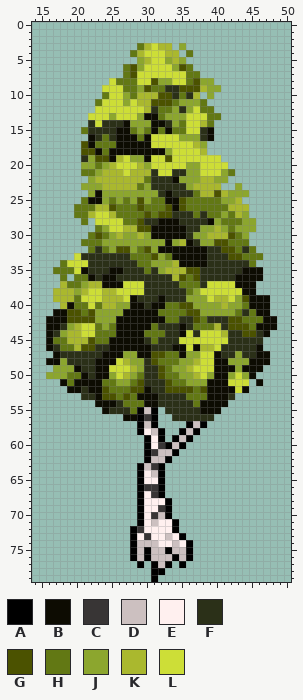
A sprite sheet gets an edit: Assets/Art/Textures/Trees/Tree_Birch.png. Above: the version before the commit.
Shown: x 14..50, y 0..79.
Palette (. is transparent): A #000000  B #0d0c02  C #383535  D #ccc0c0  E #fff0ef  F #2b3018  G #4b5200  H #627814  J #8ca62e  K #aab82e  L #cdde37
Pixels before (only the part around the change), first column x 14:
 0 .....................................
 1 .....................................
 2 .....................................
 3 ...............HKLKK.J...............
 4 ..............HKLLLKK.H..............
 5 ...............JKLLJKJ...............
 6 .............HGJLLLLJGH..............
 7 .............HGLLLLLLLHH.............
 8 ...........LHHHLLGJJLLHGJJ...........
 9 ..........LLLHHJGHHFFGGGKJJ..........
10 ..........HLLJHKKKGGFHFK.J...........
11 .........HLLLJLKKGGGHJJJH............
12 .........LLLLLLLKFHHJFJLHH...........
13 ........LLLJLLLJBBHJJJLLLHH..........
14 ........FLFFFBJJJBBFJHLLKH...........
15 .......HFFFFBBHJHBHBHHLLFB...........
16 ........BFHFBBBHBLLLLJJJFB...........
17 .......GBHHHBBBBBLLLLLLKJ............
18 .......GGBHBBBBBBBBJLLLLK............
19 .......FJGGBKLJJBLLGLLLLLLL..........
20 .......JJHJKLLLKJLLLLLJJLLLL.........
21 .......HHJKKKLKKKFLLFFJJLLLJH........
22 ........JKKKKKKKHFFFBJJJKKJJ.........
23 .......JJJKKKKKHJFFFFFJKKKK..J.......
24 ........JBJJJJJJJJFBFFFHKKGKJJJ......
25 .......HBBJHJHJGJHHBBGHHHHHJJK.......
26 ......HHHKKGHHHGHHHGBGHHHHHHKKK......
27 ......HHKLLKHHHHGHGGFFFHFHHJHKJ......
28 .......H.LLLLHHGFFBBBFFFFBJHHHJJ.....
29 .........HJLLKKGGBBBBBFFJJKJHJJJ.....
30 ........HGHJKJJKJBBBBBFJJKKKGHJ......
31 .......HHHJJJJJJJJJBJKBFJJGGHHH......
32 ........HFHJGGJHGJBBBBBBBFFGGHFH.....
33 ......LFFFFFFFHHHGJHBBBBBFFFGGHHH....
34 ....HLLLFFFFFFFHHJJJKBBBBFFFFFFH.....
35 ...HHHLBFFFBBFFFHFJKKKGGFFFFFFBBB....
36 ....H.HHBFBBFFFFFFFFKGHGFFFFFBBBB....
37 ....KHHJKKBBBLLLFFFFFHHHFLLLLBBB.....
38 ...KKKJKLLKKLLLLFFFFFFHJLLLLLLBB.....
39 ...KKKHLLLKKKLBFFFBFFFJJJLKKLJGBBB...
40 ....KBHHLHKKJJBBFBBHHGGJJJJKJJHBBB...
41 ...BBGGHGJJJJBBBBBHHHHGGJJJJJHFHBB...
42 ..BBBGGGGJJJBBBBBBBHHFFGHFFFGGHHHBB..
43 ..BBFJKLLHJHBBBBBHFFFBFHHHKFGGGHBBB..
44 ..BFJKKLLHHHBBBBHHHFFBLFLLLKFFGGFB...
45 ..BHHKKKGHHBBBBBFHFFFLLLLLLLFFFFF....
46 ..BFHHKGGFFBBBBBBFFFBBLBKKLFFFFFB....
47 ...BFFFFFFBBBJJBBGGHHBJJLLBFFJFFBB...
48 ..BBJFFFFBBBLKJJFGHHHJJKLLBBJJJBBB...
49 ...JJJBFFBBLLLKJFFGHJJKLLLBBBJBBB....
50 ..JJJHHBFBBJLKJHFFGHHJJKLJBBJLJB.....
51 ....BHBBBBHHJJHGFFFGHHJJJBBBLLL.B....
52 .....BBFBBGHHHGGBFFGGGGHGBBBBLB......
53 .......FFBGGHGHBBBFFFFHHHBBBF........
54 .........BBBFHHHBBFFFFFHBBBB.........
55 ..........BFFFHADA.FFFFFBBB..........
56 .............BBACA..FFFFFF...........
57 ...............ADA....ADA............
58 ...............AEDA..ADA.............
59 ................AEA.ADA..............
60 ................AECADA...............
61 ................ACDDA................
62 ................ADDA.................
63 ...............ADCA..................
64 ...............AEDA..................
65 ...............AEEA..................
66 ...............ACCA..................
67 ...............AECA..................
68 ...............AEEEA.................
69 ...............AEECA.................
70 ...............AECDA.................
71 ...............AEDEEA................
72 ..............ACEEEEA................
73 ..............AECEEDEA...............
74 ..............ADDDEEDEA..............
75 ..............ADADDADDA..............
76 ..............ADADDDADA..............
77 ...............A.ADA.A...............
78 .................AA..................
79 .................A...................
Once edited:
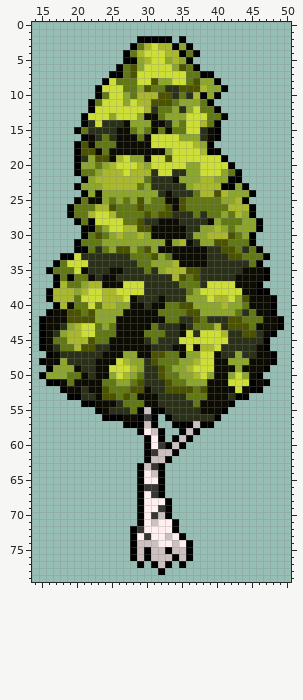
The edit:
file 640x800 -> 64x80 pixels (blocks of 10x10 -> 1x1; one block is one cell here)
The author put colour A in row 2 at x 29 to 33 and 35; in row 3 at x 28, 34 and 36; in row 4 at x 27, 35 and 37; in row 5 at x 27 to 28 and 36; in row 6 at x 26 and 37; in row 7 at x 25 to 26 and 38 to 39.
The author put colour A in row 8 at x 24 and 40; in row 9 at x 23 and 41; in row 10 at x 23, 38 and 40; in row 11 at x 22 and 39; in row 12 at x 22 and 40; in row 13 at x 21 and 41.
The author put colour A in row 14 at x 21 and 40; in row 15 at x 20 and 40; in row 16 at x 21 and 40; in row 17 at x 20 and 39; in row 18 at x 20 and 39 to 40; in row 19 at x 20 and 41.
The author put colour A in row 20 at x 20 and 42; in row 21 at x 20 and 43; in row 22 at x 21 and 42 to 43; in row 23 at x 20, 41 to 42 and 44; in row 24 at x 21 and 45; in row 25 at x 20 and 44.
The author put colour A in rows 26 to 27 at x 19 and 45; in row 28 at x 20, 22 and 46; in row 29 at x 21 to 22 and 46; in row 30 at x 21 and 45; in row 31 at x 20 and 45; in row 32 at x 20 to 21 and 46.
The author put colour A in row 33 at x 18 to 19 and 47; in row 34 at x 17 and 46; in row 35 at x 16 and 47; in row 36 at x 17, 19 and 47; in row 37 at x 17 and 46; in row 38 at x 16 and 46 to 47.
The author put colour A in row 39 at x 16 and 48; in row 40 at x 17 and 48; in row 41 at x 16 and 48; in rows 42 to 43 at x 15 and 49; in row 44 at x 15 and 48; in rows 45 to 46 at x 15 and 47.
The author put colour A in row 47 at x 16 and 48; in row 48 at x 15 and 48; in row 49 at x 16 and 47; in row 50 at x 15 and 46; in row 51 at x 16 to 17, 45 and 47; in row 52 at x 18 and 45 to 46.
The author put colour A in row 53 at x 19 to 20 and 43 to 44; in row 54 at x 21 to 22 and 42; in row 55 at x 23, 32 and 41; in row 56 at x 24 to 26, 33 and 40; in row 57 at x 27 to 28, 34 to 35 and 39.
Colour A is gone in rows 78 to 79 at x 31.
Pixel boxes of the changes (left, top, right, bottom) in both pictures:
added: (39, 36, 284, 428)
erased: (151, 568, 158, 582)
